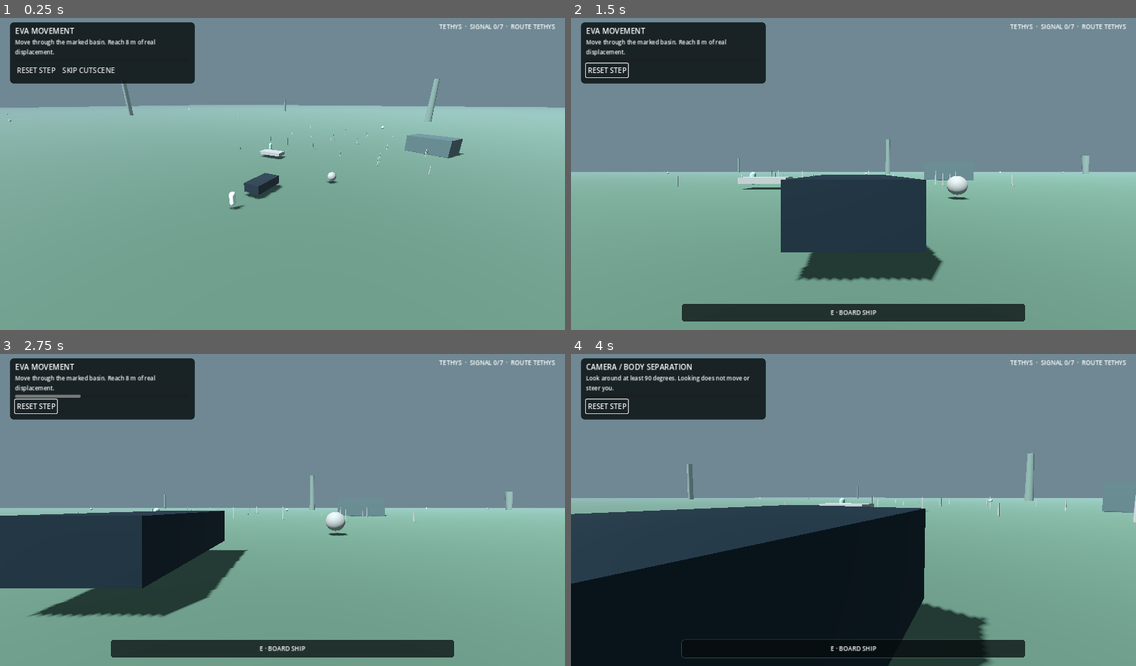
Above: before the commit, frames 1-4 (two rows, left to right).
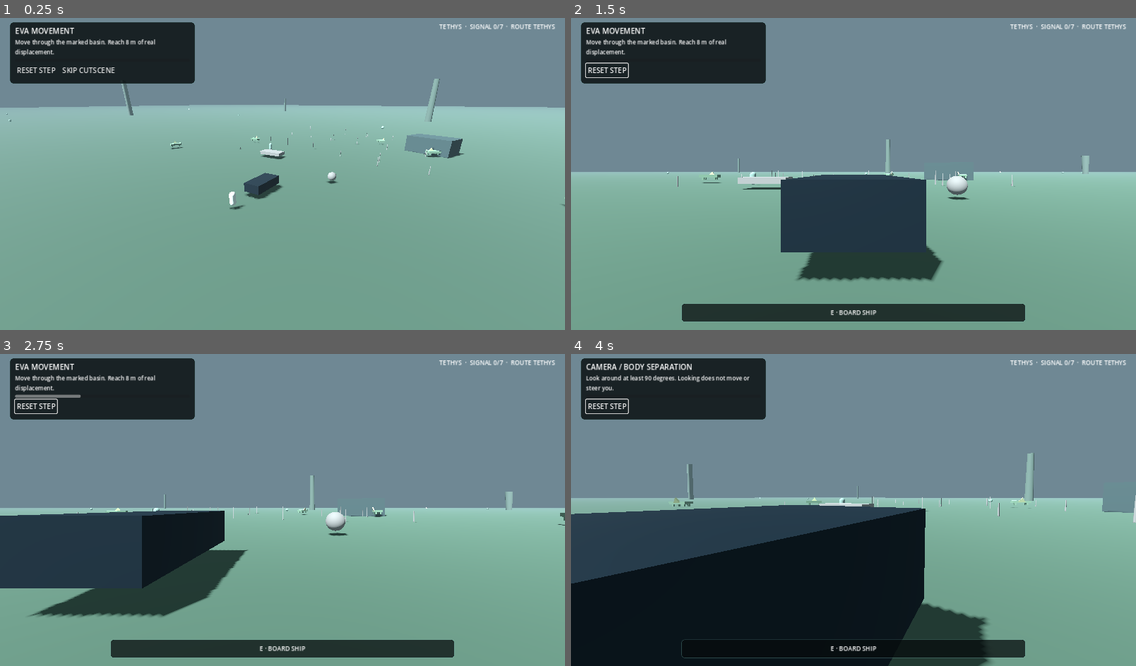
Above: after the commit, the same moments.

Repository: Islandyout/pale-signal
Game: Godot game, scene res://scenes/main.tscn
Same seed, same stepped clock (60 frames per second), same inputs: the game is played once before the commit and once after it.
Inputs (mouse positions are in pixels of both pictures, inside the frame that each line leads up to):
- Up to frame 1 (0.25 s): no input
- Up to frame 2 (1.5 s): click "SKIP CUTSCENE" at 0.5 s; click "RESET STEP" at 1.25 s
- Up to frame 3 (2.75 s): move the mouse to (406, 491) at 2.02 s; hold D (move_right) from 2.03 s (still down); tap U (fabricator) at 2.1 s; click (406, 491) at 2.17 s
- Up to frame 4 (4 s): move the mouse to (825, 510) at 2.77 s; release D (move_right) at 2.78 s; hold W (move_forward) from 2.78 s (still down); tap E (interact) at 2.85 s; move the mouse to (864, 500) at 3.52 s; tap N (nav_toggle) at 3.6 s

The runs differ from the first frame. In frame 1, 0.1% of the frame differs, in the area x 30-100%, y 37-61%; in frame 2, less than 0.1%; in frame 3, less than 0.1%; in frame 4, less than 0.1%.

Commit message:
Wire Tethys wildlife into reboot scene

Diff:
--- a/reboot/scenes/main.tscn
+++ b/reboot/scenes/main.tscn
@@ -1,10 +1,14 @@
-[gd_scene load_steps=3 format=3]
+[gd_scene load_steps=4 format=3]
 
 [ext_resource path="res://scripts/game_root.gd" type="Script" id="1_root"]
 [ext_resource path="res://scripts/production_hud.gd" type="Script" id="2_hud"]
+[ext_resource path="res://scripts/wildlife_system.gd" type="Script" id="3_wildlife"]
 
 [node name="PaleSignalReboot" type="Node3D"]
 script = ExtResource("1_root")
 
 [node name="ProductionHUD" type="CanvasLayer" parent="."]
 script = ExtResource("2_hud")
+
+[node name="TethysWildlife" type="Node3D" parent="."]
+script = ExtResource("3_wildlife")
